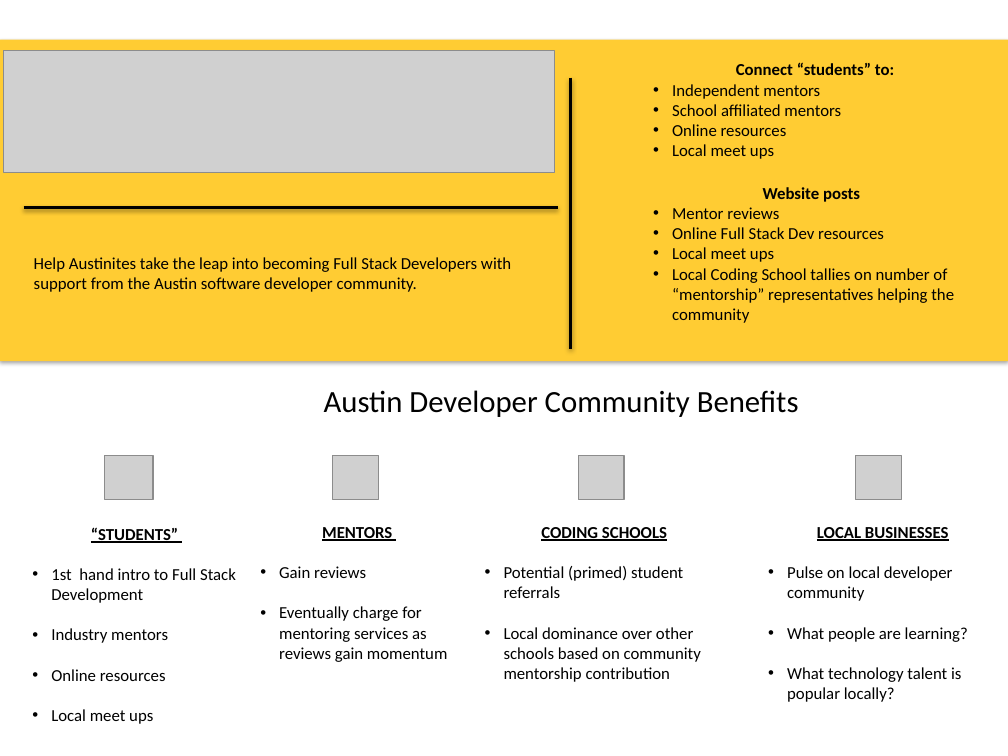
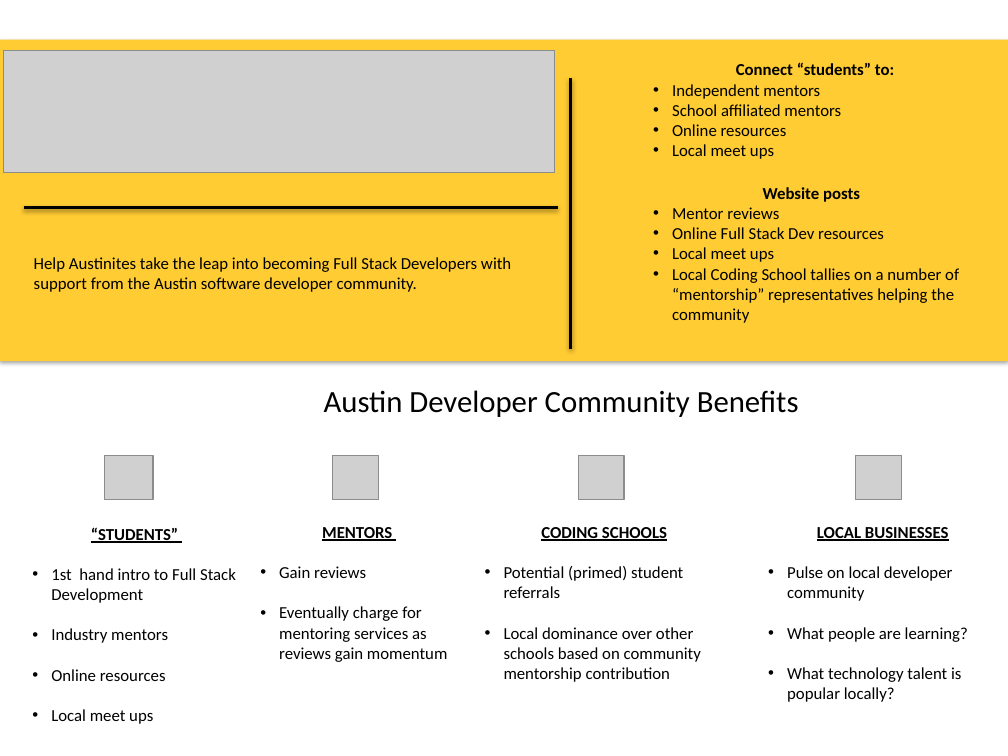
Before and after one commit to Adancode/AJD, a slide deck: slide 1 of presentation/ajd.pptx. Drawn at 1008x756 pixels with LibreOffice and Linux fonts; fonts in the diff are those of the drawing; grey boxes stand for pictures. Boxes give left, top, right and bottom in pixels: in the first picture for what was removed or moved away, otherwise in the second. Text is boxed around its words. In the diff, an @@ line names an element or a change of style, - is before the commit and + after.

Commit message:
fixed typo

```diff
--- a/presentation/ajd.pptx
+++ b/presentation/ajd.pptx
@@ text at <box>672,268,959,323</box>: text changed @@
-• Local Coding School tallies on number of “mentorship” representatives helping the community
+• Local Coding School tallies on a number of “mentorship” representatives helping the community
```
